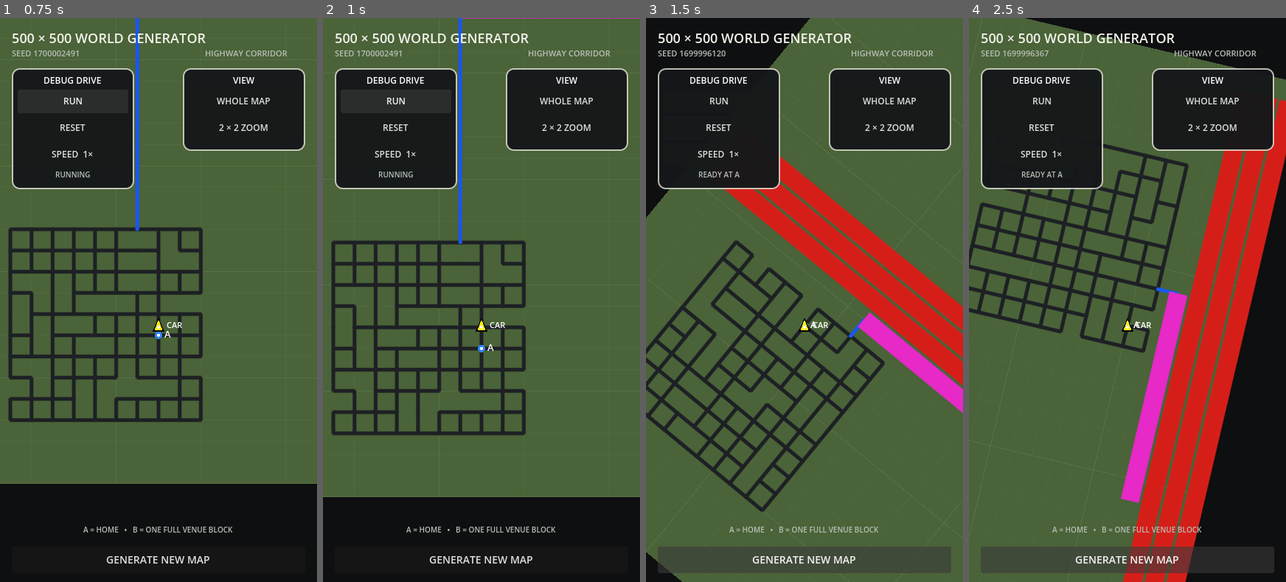
Above: before the commit, frames 1-4 (left to right).
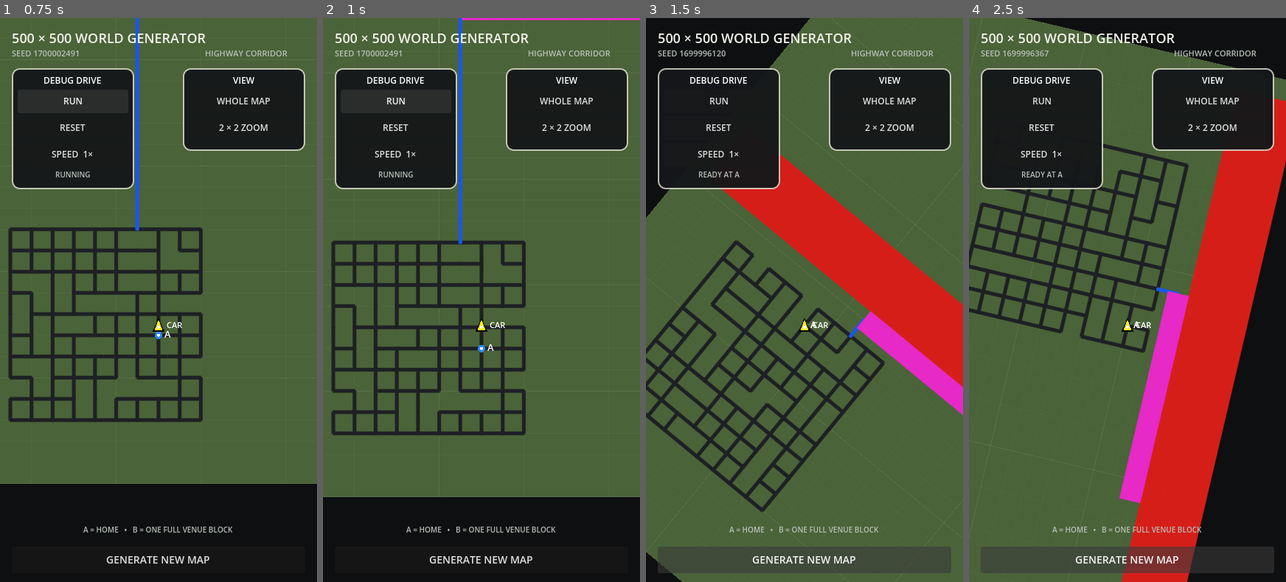
Above: after the commit, the same moments.

Repository: patrickcallahancomedy/comedian
Game: Godot game, scene res://scenes/drive/grid_world_prototype.tscn
Same seed, same stepped clock (60 frames per second), same inputs: the game is played once before the commit and once after it. This scene is started directly instead of the project's main scene.
Inputs:
- Up to frame 1 (0.75 s): click "RUN" at 0.5 s
- Up to frame 2 (1 s): no input
- Up to frame 3 (1.5 s): click "GENERATE NEW MAP" at 1.25 s
- Up to frame 4 (2.5 s): click "GENERATE NEW MAP" at 2 s

Frame 1 is identical in both runs. In frame 2, 0.2% of the frame differs, in the area x 43-100%, y 0-1%; in frame 3, 1.9%; in frame 4, 3.1%, in the area x 47-100%, y 14-100%.

Commit message:
Fill highway and ramp lane blocks

Diff:
--- a/godot/scripts/drive/grid_world_map.gd
+++ b/godot/scripts/drive/grid_world_map.gd
@@ -27,7 +27,7 @@
 const DRIVE_VISIBLE_WORLD_WIDTH := 140.0
 const DRIVE_ROTATION_SMOOTH_SPEED := 4.5
 const LEGACY_LOCAL_ROAD_RATIO := 13.0 / 80.0
-const HIGHWAY_LANE_FILL_RATIO := 0.85
+const HIGHWAY_LANE_FILL_RATIO := 1.0
 
 @export var world_seed: int = 0
 
